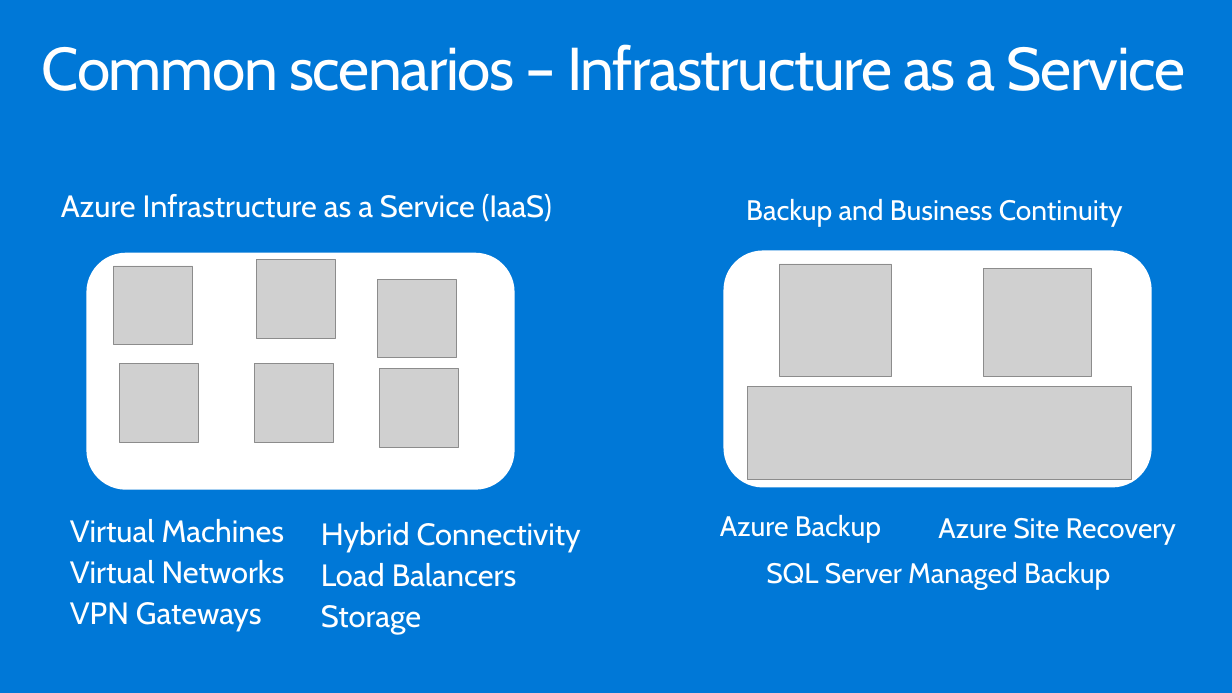
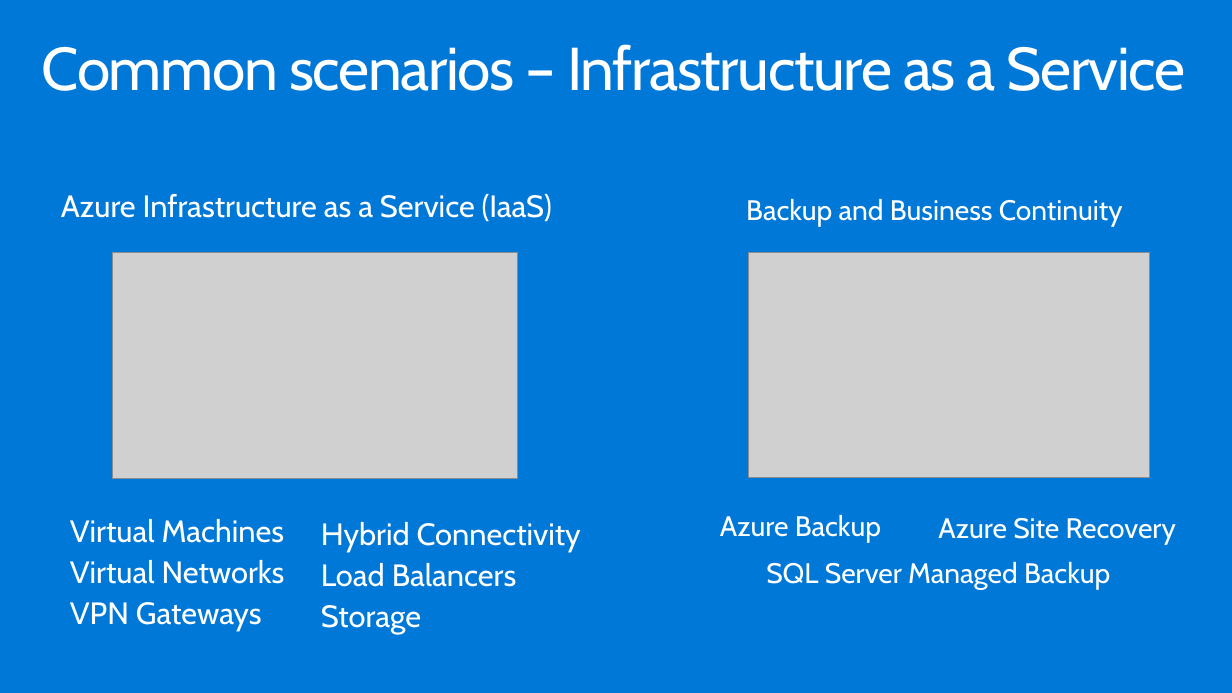
Before and after one commit to yungchou/contoso.insurance, a slide deck: slide 15 of Whiteboard design session/WDS trainer presentation - Building a resilient IaaS architecture.pptx. Drawn at 1232x693 pixels with LibreOffice and Linux fonts; fonts in the diff are those of the drawing; grey boxes stand for pictures. Boxes give left, top, right and bottom in pixels: in the first picture for what was removed or moved away, otherwise in the second. Text is boxed around its words. In the diff, an @@ line names an element or a change of style, - is before the commit and + after.

```diff
--- a/Whiteboard design session/WDS trainer presentation - Building a resilient IaaS architecture.pptx
+++ b/Whiteboard design session/WDS trainer presentation - Building a resilient IaaS architecture.pptx
@@ picture added at [113, 252, 518, 479] @@
@@ picture added at [749, 252, 1150, 478] @@
@@ group removed at [87, 252, 515, 490]: 6 pictures, 1 rounded rectangle @@
@@ group removed at [724, 250, 1152, 488]: 3 pictures, 1 rounded rectangle @@
```
Also in this commit, not shown: 7 other slides changed, 6 other files.
